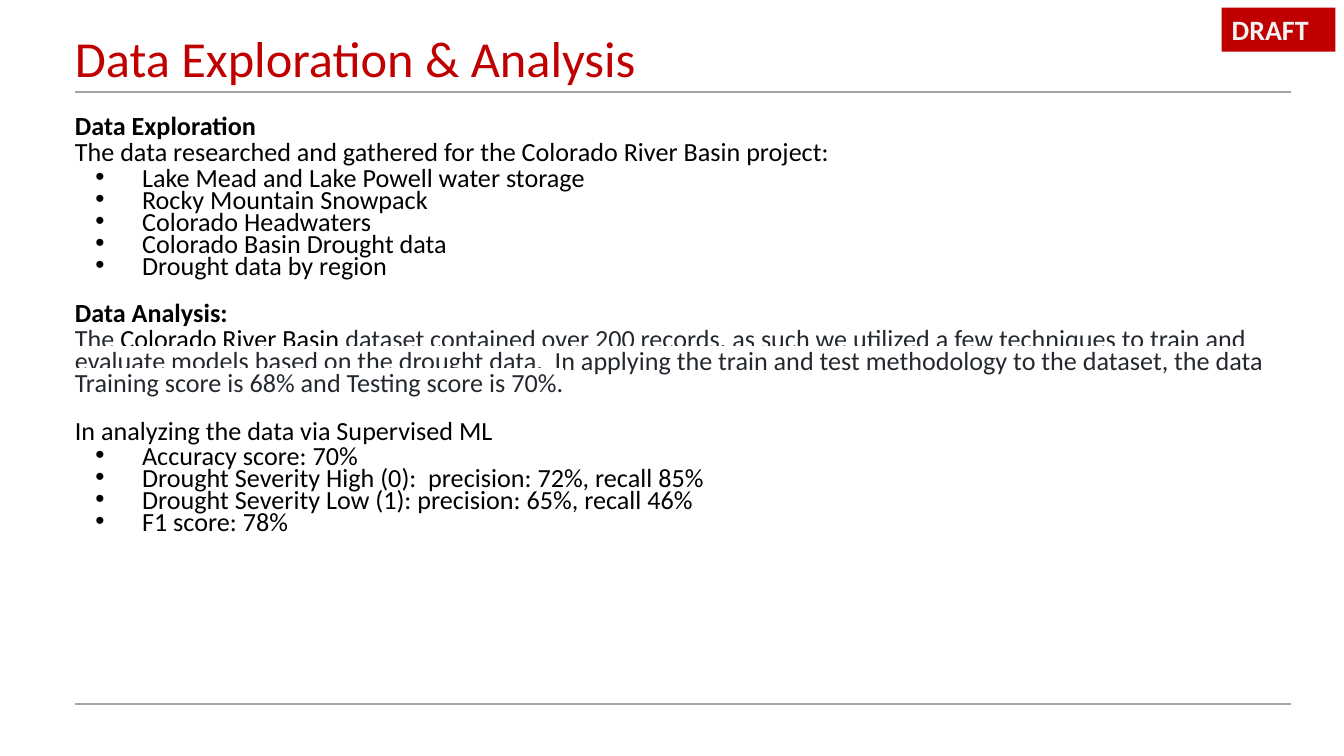
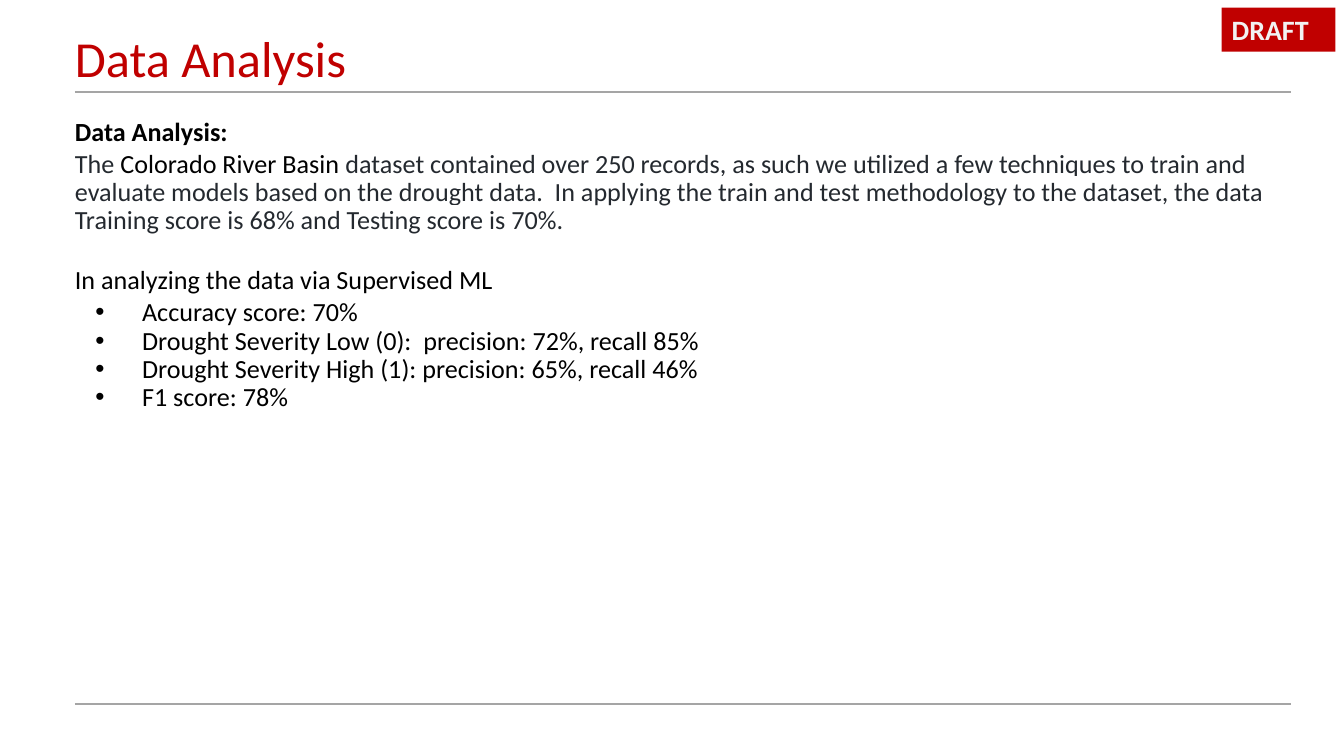
Before and after one commit to Qu3enK/CRBAnalysis_FinalProject, a slide deck: slide 5 of Segment 2/Colorado Basin River Analysis.pptx (slide 3 before the commit). Drawn at 1344x756 pixels with LibreOffice and Linux fonts; fonts in the diff are those of the drawing. Boxes give left, top, right and bottom in pixels: in the first picture for what was removed or moved away, otherwise in the second. Text is boxed around its words. In the diff, an @@ line names an element or a change of style, - is before the commit and + after.

Commit message:
Adding files and visuals for project and updated the ReadMe

```diff
--- a/Segment 2/Colorado Basin River Analysis.pptx
+++ b/Segment 2/Colorado Basin River Analysis.pptx
@@ title at [75, 42, 346, 85]: text changed @@
-Data Exploration & Analysis
+Data Analysis
@@ text at [75, 116, 828, 280]: paragraphs removed @@
-Data Exploration
-The data researched and gathered for the Colorado River Basin project:
-• Lake Mead and Lake Powell water storage
-• Rocky Mountain Snowpack
-• Colorado Headwaters
-• Colorado Basin Drought data
-• Drought data by region
@@ text at [75, 122, 492, 407]: line spacing 0.7 to 0.9 @@
@@ text at [75, 155, 1263, 234]: text changed @@
-The Colorado River Basin dataset contained over 200 records, as such we utilized a few techniques to train and evaluate models based on the drought data. In applying the train and test methodology to the dataset, the data Training score is 68% and Testing score is 70%.
+The Colorado River Basin dataset contained over 250 records, as such we utilized a few techniques to train and evaluate models based on the drought data. In applying the train and test methodology to the dataset, the data Training score is 68% and Testing score is 70%.
@@ text at [142, 331, 698, 383]: text changed @@
-• Drought Severity High (0): precision: 72%, recall 85%
-• Drought Severity Low (1): precision: 65%, recall 46%
+• Drought Severity Low (0): precision: 72%, recall 85%
+• Drought Severity High (1): precision: 65%, recall 46%
```
Also in this commit, not shown: 2 other slides changed, 3 slides added.
